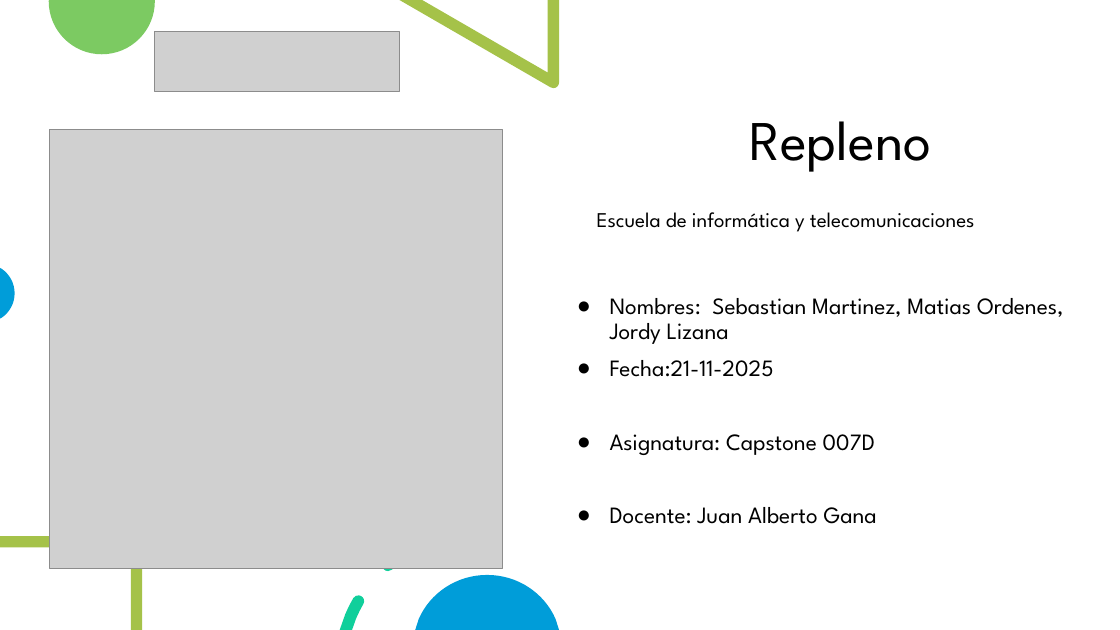
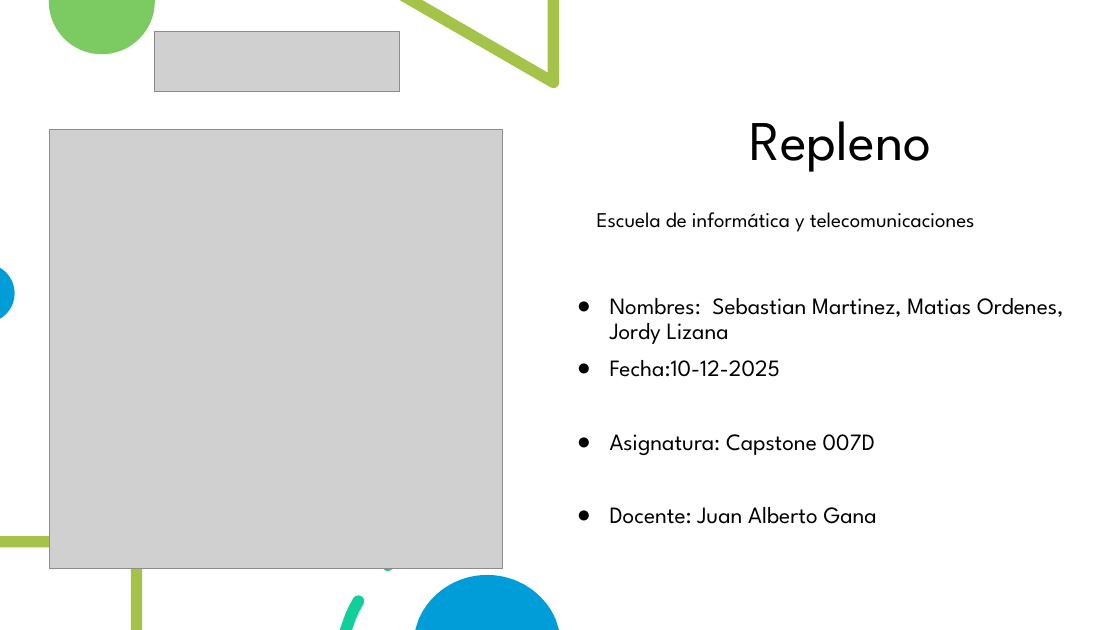
Before and after one commit to MatiaRs/Repleno, a slide deck: slide 1 of Evidencia Proyecto/Documentacion Agil/defensa.pptx. Drawn at 1120x630 pixels with LibreOffice and Linux fonts; fonts in the diff are those of the drawing; grey boxes stand for pictures. Boxes give left, top, right and bottom in pixels: in the first picture for what was removed or moved away, otherwise in the second. Text is boxed around its words. In the diff, an @@ line names an element or a change of style, - is before the commit and + after.

```diff
--- a/Evidencia Proyecto/Documentacion Agil/defensa.pptx
+++ b/Evidencia Proyecto/Documentacion Agil/defensa.pptx
@@ subtitle at (610,360,781,377): text changed @@
-● Fecha:21-11-2025
+● Fecha:10-12-2025
```
